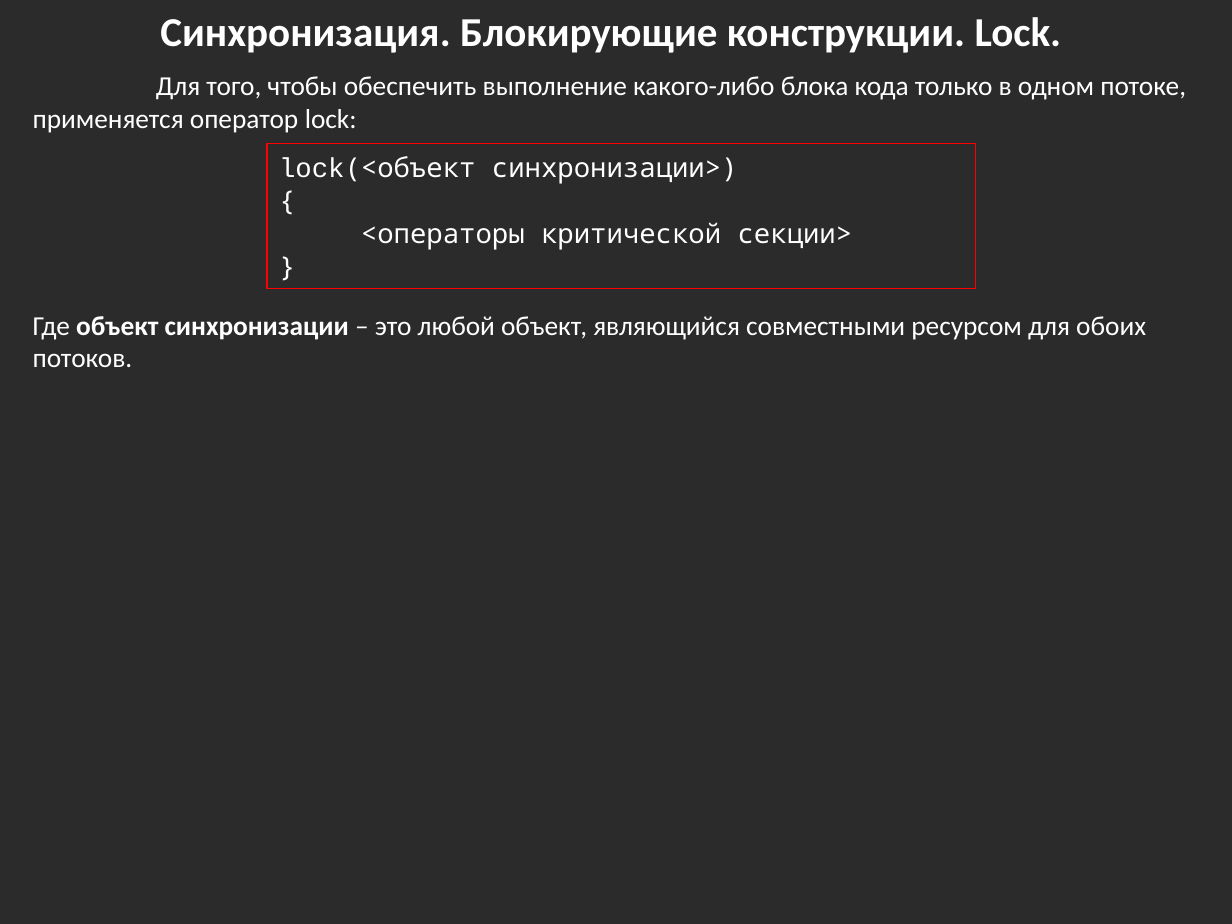
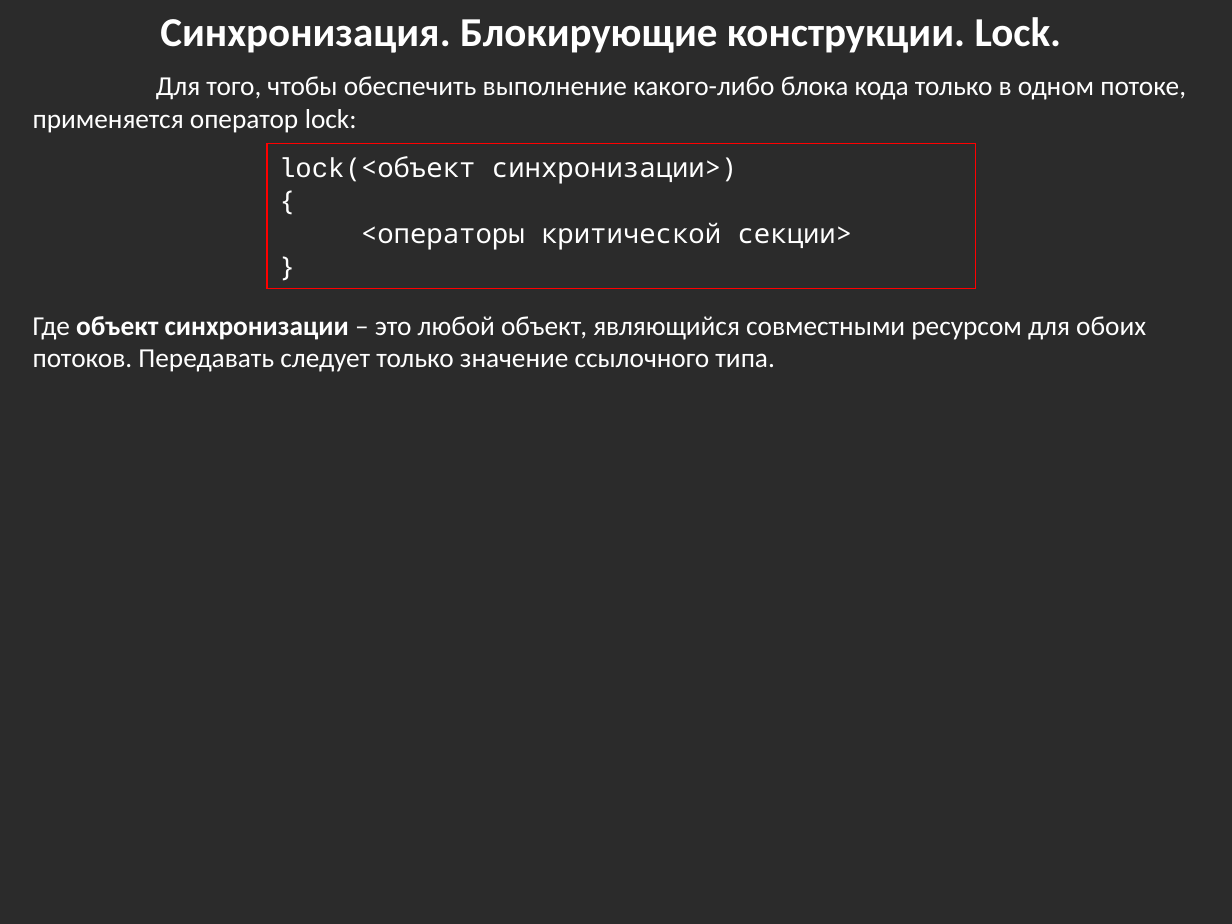
Before and after one commit to bazile/Training, a slide deck: slide 18 of Presentation/lesson-08-multithreading.pptx. Drawn at 1232x924 pixels with LibreOffice and Linux fonts; fonts in the diff are those of the drawing; background and template pictures are left out; a plain dark background stands for a picture behind light text. Boxes give left, top, right and bottom in pixels: in the first picture for what was removed or moved away, otherwise in the second. Text is boxed around its words. In the diff, an @@ line names an element or a change of style, - is before the commit and + after.

Commit message:
Updated C# presentations

```diff
--- a/Presentation/lesson-08-multithreading.pptx
+++ b/Presentation/lesson-08-multithreading.pptx
@@ text at [33, 316, 1146, 372]: text changed @@
-Где объект синхронизации – это любой объект, являющийся совместными ресурсом для обоих потоков.
+Где объект синхронизации – это любой объект, являющийся совместными ресурсом для обоих потоков. Передавать следует только значение ссылочного типа.
```
Also in this commit, not shown: 1 slide added, 5 other files.
